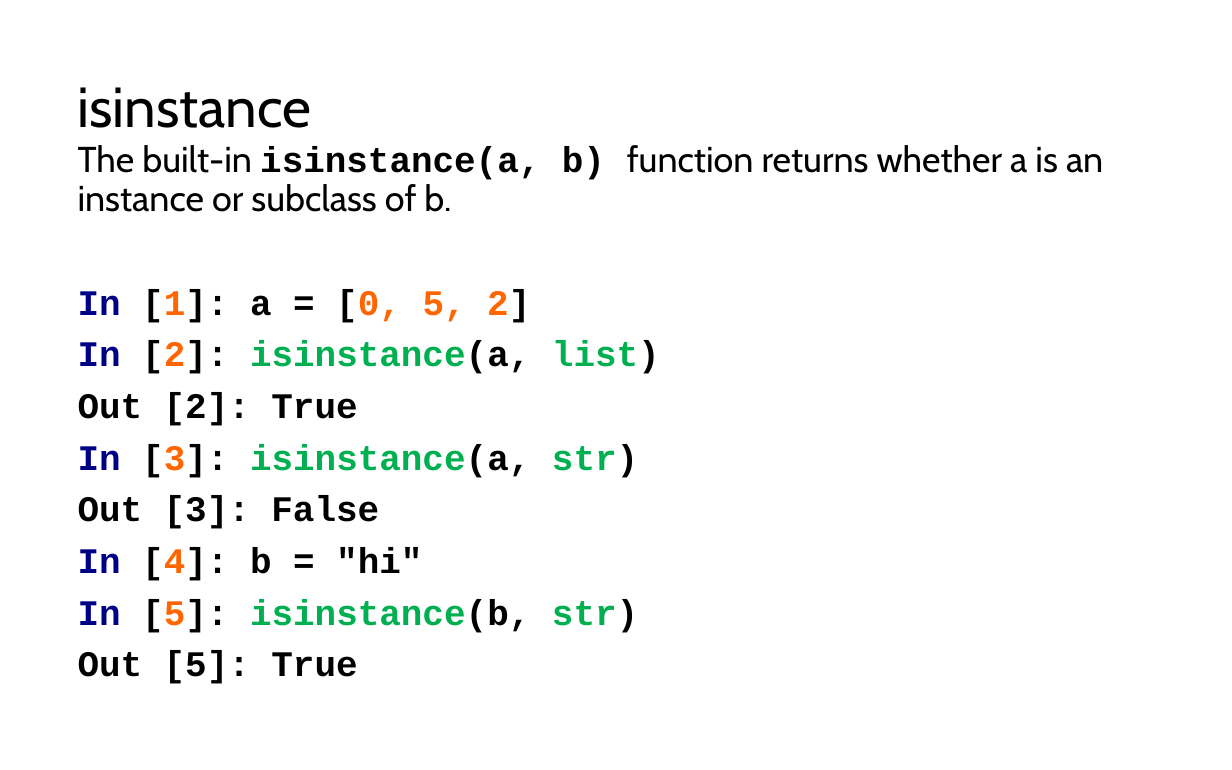
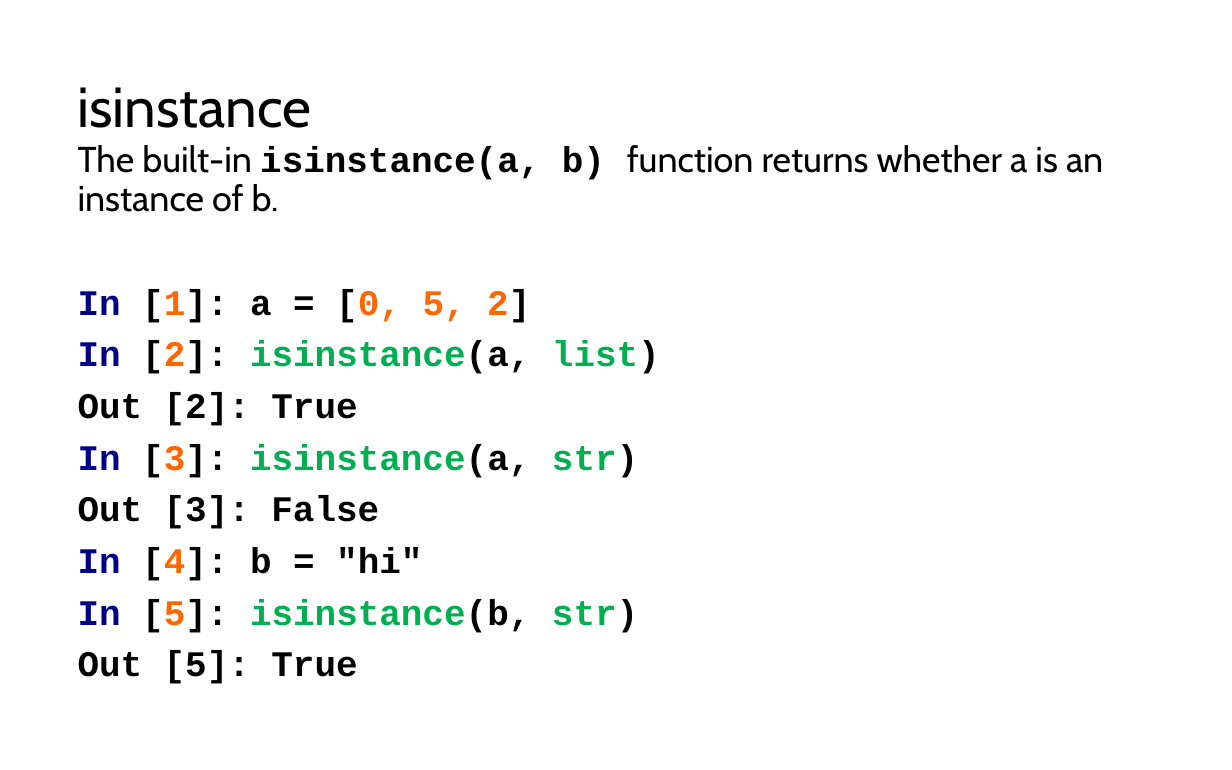
Before and after one commit to LongBaoNguyen/longbaonguyen.github.io, a slide deck: slide 23 of courses/apcsp/lect9.pptx (slide 19 before the commit). Drawn at 1232x770 pixels with LibreOffice and Linux fonts; fonts in the diff are those of the drawing. Boxes give left, top, right and bottom in pixels: in the first picture for what was removed or moved away, otherwise in the second. Text is boxed around its words. In the diff, an @@ line names an element or a change of style, - is before the commit and + after.

```diff
--- a/courses/apcsp/lect9.pptx
+++ b/courses/apcsp/lect9.pptx
@@ text at (78, 145, 1103, 212): text changed @@
-The built-in isinstance(a, b) function returns whether a is an instance or subclass of b.
+The built-in isinstance(a, b) function returns whether a is an instance of b.
```
Also in this commit, not shown: 11 other slides changed, 12 slides added, 7 slides removed, 10 other files.
